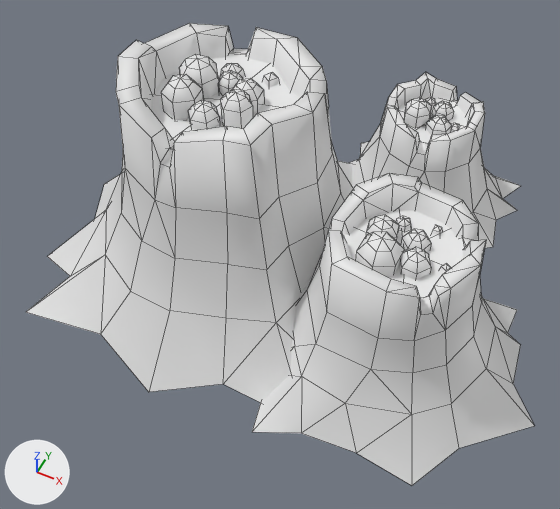
Renders of the OBJ model Assets/WorkAssets/Terrain/Mesh/v3_volcano_01.obj from each side of a commit.
Before and after are seen from a camera (50 mm lens) standing at (2.29, -5.29, 6.79) and looking at (-0.15, -0.42, 0.69). The axes (+X, +Y, +Z) are drawn at lower left. The lights are the same throughout. Mesh edges are drawn as thin lines. Where no turn or scale is listed for an object, it has been applied to the vertices.

Objects in the first picture: 'v3_volcano_01'.
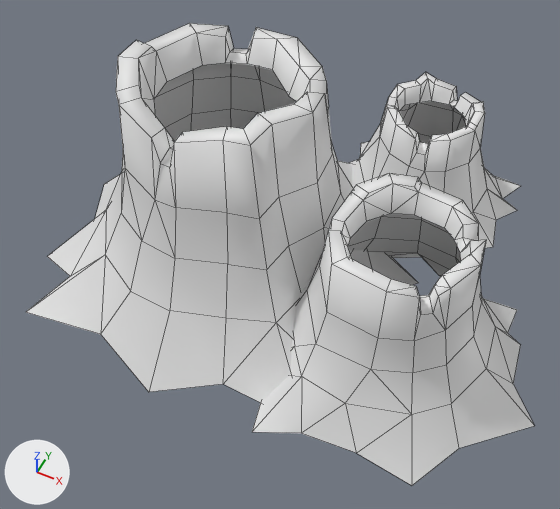
Location of each change, (x1, y1, x2, y2) in pixels of the pictures (560 x 509 px):
part 1 of me_v3_volcano_01, deleted: before (152, 54, 467, 297)

The change in detail:
me_v3_volcano_01 is used by ob_v3_volcano_01; location (0.0, 0.0, 0.0).
me_v3_volcano_01 had 709 vertices, 743 faces and spanned x -2.97..2.8, y -2.13..2.9, z 0.0..2.61.
me_v3_volcano_01 now has 357 vertices, 415 faces and spans x -2.97..2.8, y -2.13..2.9, z 0.0..2.61.
me_v3_volcano_01 part 1: 24 loose pieces with 352 vertices, spanning x -1.78..1.8, y -1.18..2.2, z 1.19..2.54, are deleted.
